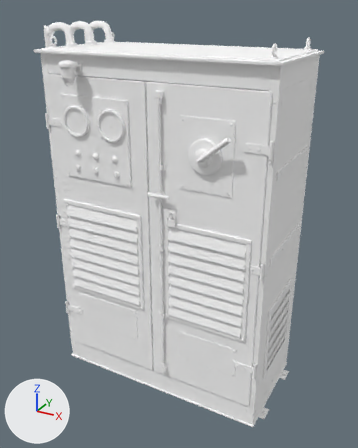
The OBJ model Assets/models/maps/sewage/power_cabinet_v2/power_cabinet_lod0.obj, before and after one commit.
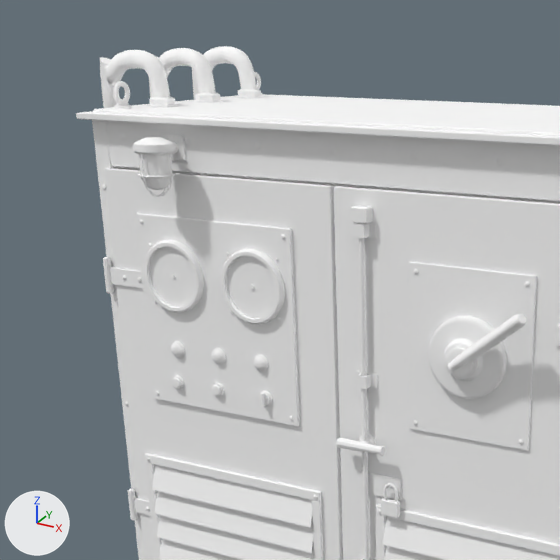
Each version is shown whole from a 50 mm lens placed at (76.0, -137.6, 126.6), pointed at (1.5, -2.1, 58.9), then close up on the part from 0% to 69% of the width and 0% to 55% of the height. Every picture has the same lights, and +X, +Y and +Z are marked at lower left. The older version's two pictures come first. Where no turn or scale is listed for an object, it has been applied to the vertices.

Objects in the first close-up: 'power_cabinet_lod0'.
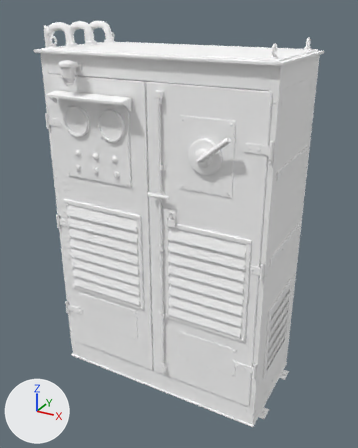
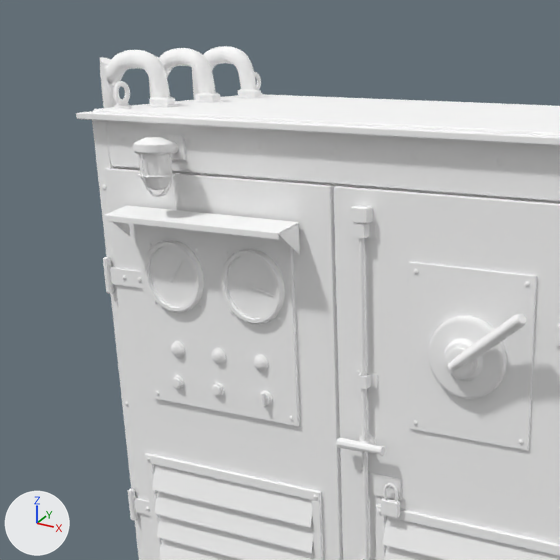
Pixel boxes (x1, y1, x2, y2) of what changed, in the close-ups (560 x 560 px):
part 1 of me_power_cabinet_lod0, added
    after: (103, 205, 299, 239)
part 2 of me_power_cabinet_lod0, added
    after: (113, 222, 130, 236)
part 3 of me_power_cabinet_lod0, added
    after: (279, 225, 300, 255)
part 4 of me_power_cabinet_lod0, added
    after: (170, 259, 273, 296)

Patch to the scene script:
```diff
--- a/Assets/models/maps/sewage/power_cabinet_v2/power_cabinet_lod0.obj.py
+++ b/Assets/models/maps/sewage/power_cabinet_v2/power_cabinet_lod0.obj.py
@@ me_power_cabinet_lod0 @@
 # used by ob_power_cabinet_lod0; location = (0.0, 0.0, 0.0)
-me_power_cabinet_lod0.from_pydata(...)  # 11428 vertices, 21610 faces; spans x -43.8..40.3, y -24.8..19.0, z 0.0..122.1
+me_power_cabinet_lod0.from_pydata(...)  # 11630 vertices, 21982 faces; spans x -43.8..40.3, y -24.8..19.0, z 0.0..122.1
+# me_power_cabinet_lod0 part 1: a new loose piece of 84 vertices spanning x -32.4..-4.6, y -23.6..-19.0, z 101.6..103.0, in mat_power_cabinet (white #ffffff)
+# me_power_cabinet_lod0 part 2: a new loose piece of 18 vertices spanning x -32.4..-32.2, y -23.3..-19.0, z 98.9..102.7, in mat_power_cabinet (white #ffffff)
+# me_power_cabinet_lod0 part 3: a new loose piece of 18 vertices spanning x -4.8..-4.6, y -23.3..-19.0, z 98.9..102.7, in mat_power_cabinet (white #ffffff)
+# me_power_cabinet_lod0 part 4: 20 vertices added at x -25.6..-8.7, y -19.5..-19.4, z 93.4..96.9
+# other edits to the shape of me_power_cabinet_lod0 do not show in these pictures
 me_power_cabinet_lod0.materials.append(mat_power_cabinet)
```
